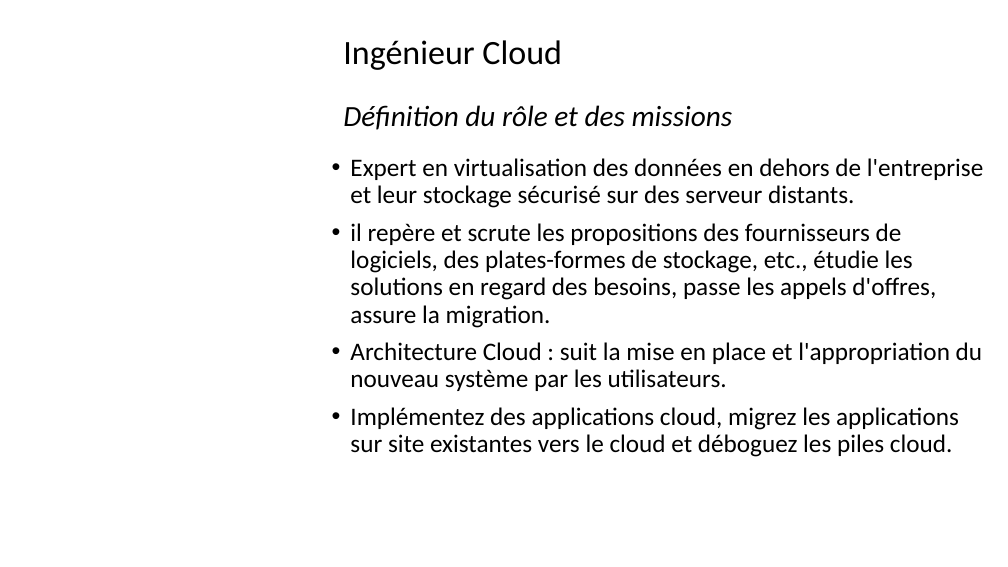
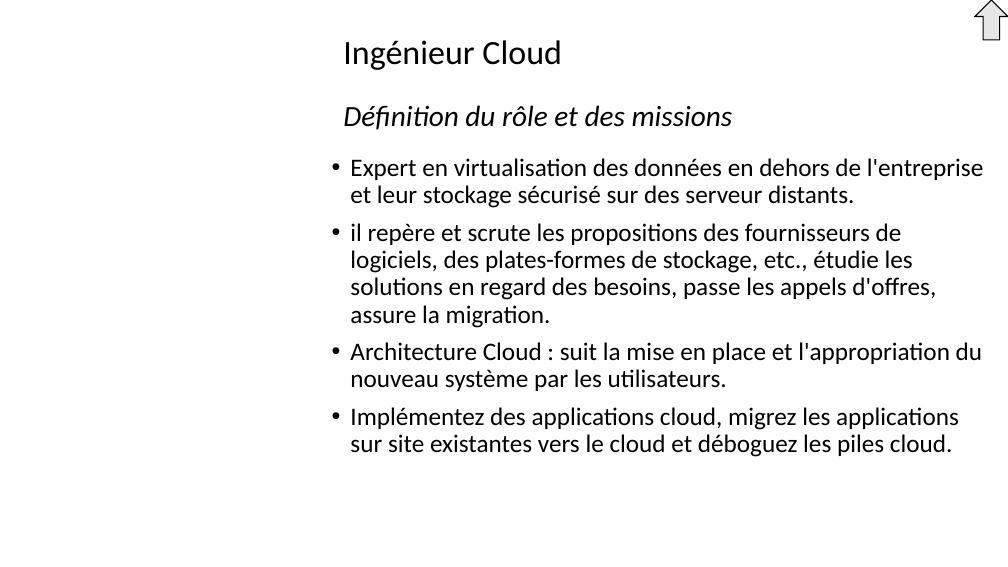
Before and after one commit to Solifred38/cv, a slide deck: slide 43 of Profils_jobs_it.pptx. Drawn at 1008x567 pixels with LibreOffice and Linux fonts; fonts in the diff are those of the drawing; background and template pictures are left out. Boxes give left, top, right and bottom in pixels: in the first picture for what was removed or moved away, otherwise in the second. Text is boxed around its words. In the diff, an @@ line names an element or a change of style, - is before the commit and + after.

```diff
--- a/Profils_jobs_it.pptx
+++ b/Profils_jobs_it.pptx
@@ up arrow added at bbox=[975, 0, 1008, 40], fill #E7E6E6, outline #000000 1 pt @@
```
Also in this commit, not shown: 12 other slides changed.
